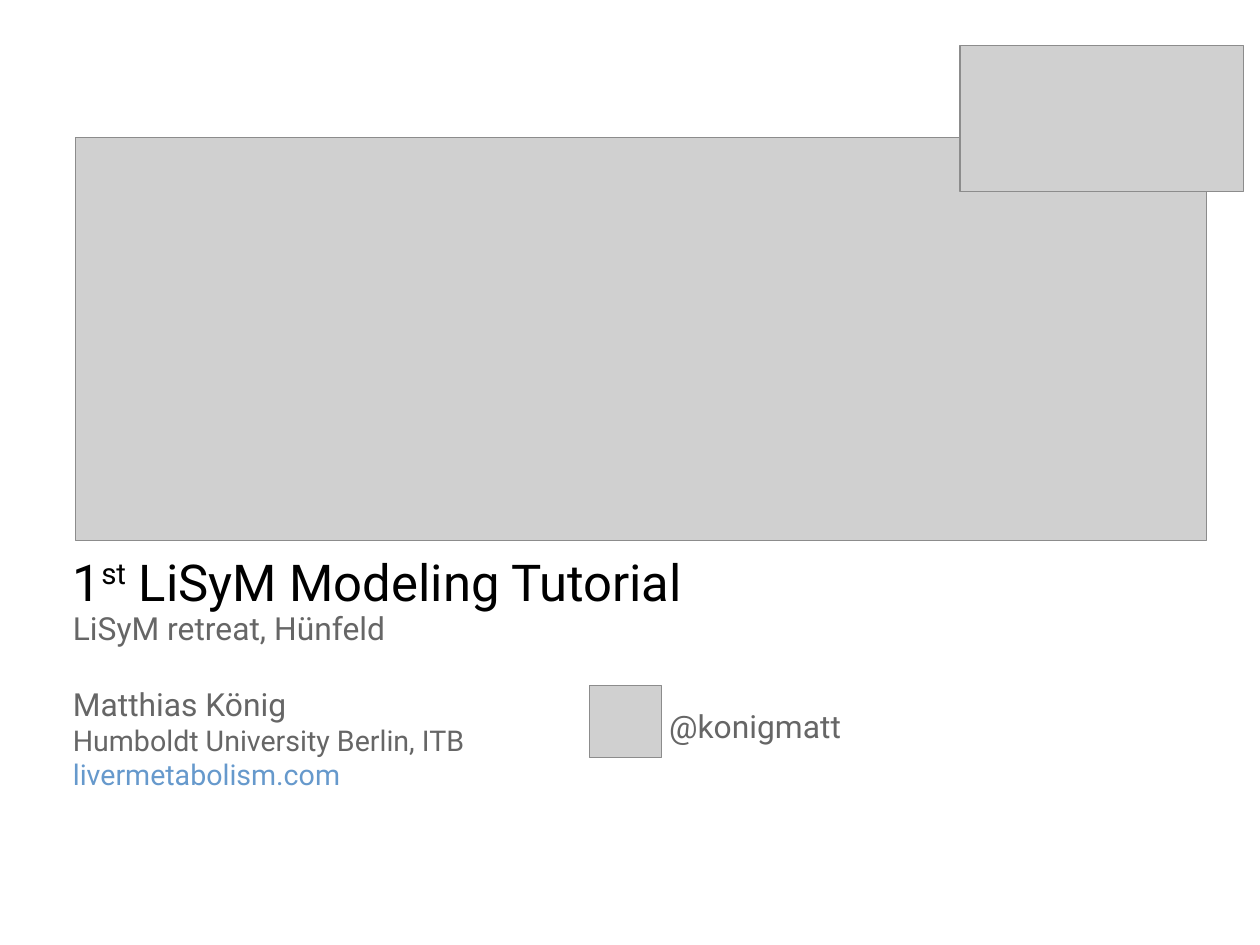
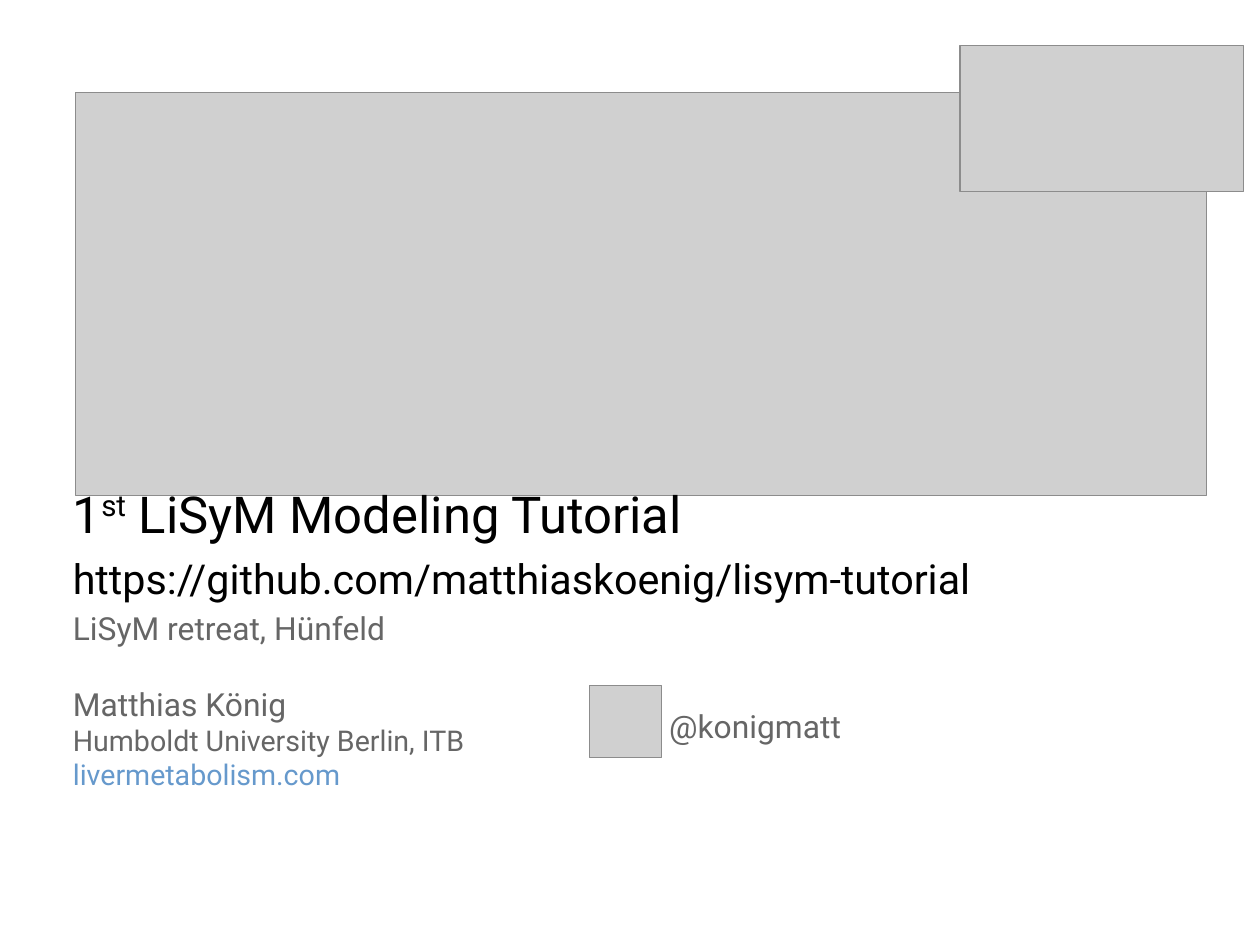
Before and after one commit to matthiaskoenig/lisym-tutorial, a slide deck: slide 1 of presentation/lisym-tutorial.odp. Drawn at 1260x945 pixels with LibreOffice and Linux fonts; fonts in the diff are those of the drawing; grey boxes stand for pictures. Boxes give left, top, right and bottom in pixels: in the first picture for what was removed or moved away, otherwise in the second. Text is boxed around its words. In the diff, an @@ line names an element or a change of style, - is before the commit and + after.

Commit message:
final presentation

```diff
--- a/presentation/lisym-tutorial.odp
+++ b/presentation/lisym-tutorial.odp
@@ picture: place and size @@
-picture at box(75, 137, 1207, 541)
+picture at box(75, 93, 1207, 496)
@@ text "1st LiSyM Modeling Tutorial": place and size @@
-text "1st LiSyM Modeling Tutorial" at box(139, 563, 682, 612)
+text "1st LiSyM Modeling Tutorial" at box(73, 486, 970, 603)
@@ text at box(73, 563, 970, 603): paragraph added @@
+https://github.com/matthiaskoenig/lisym-tutorial
```
Also in this commit, not shown: 1 other slide changed, 1 other file.
